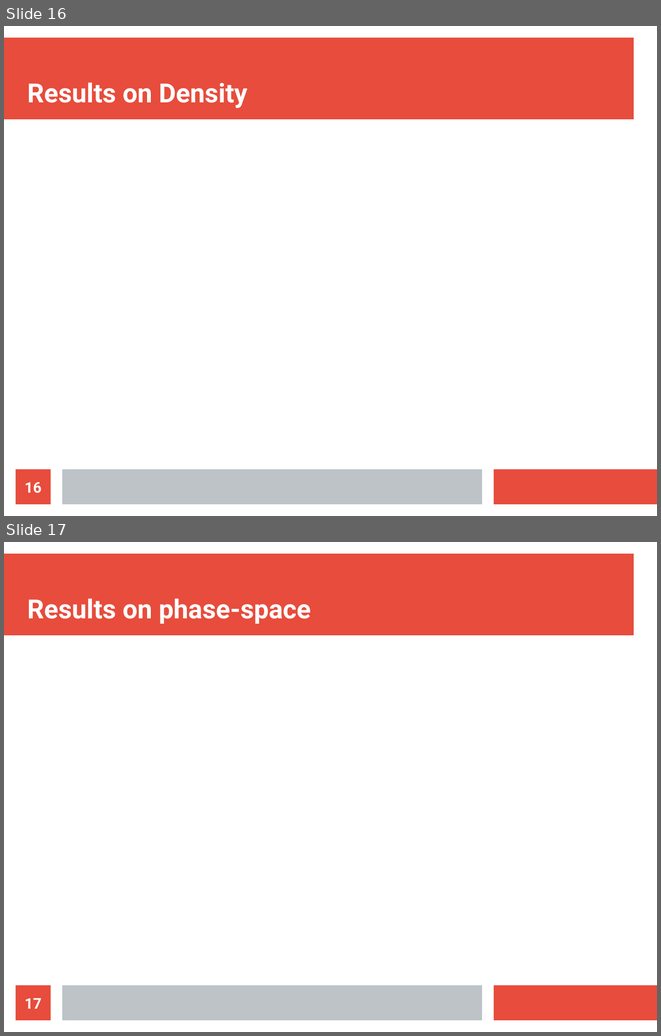
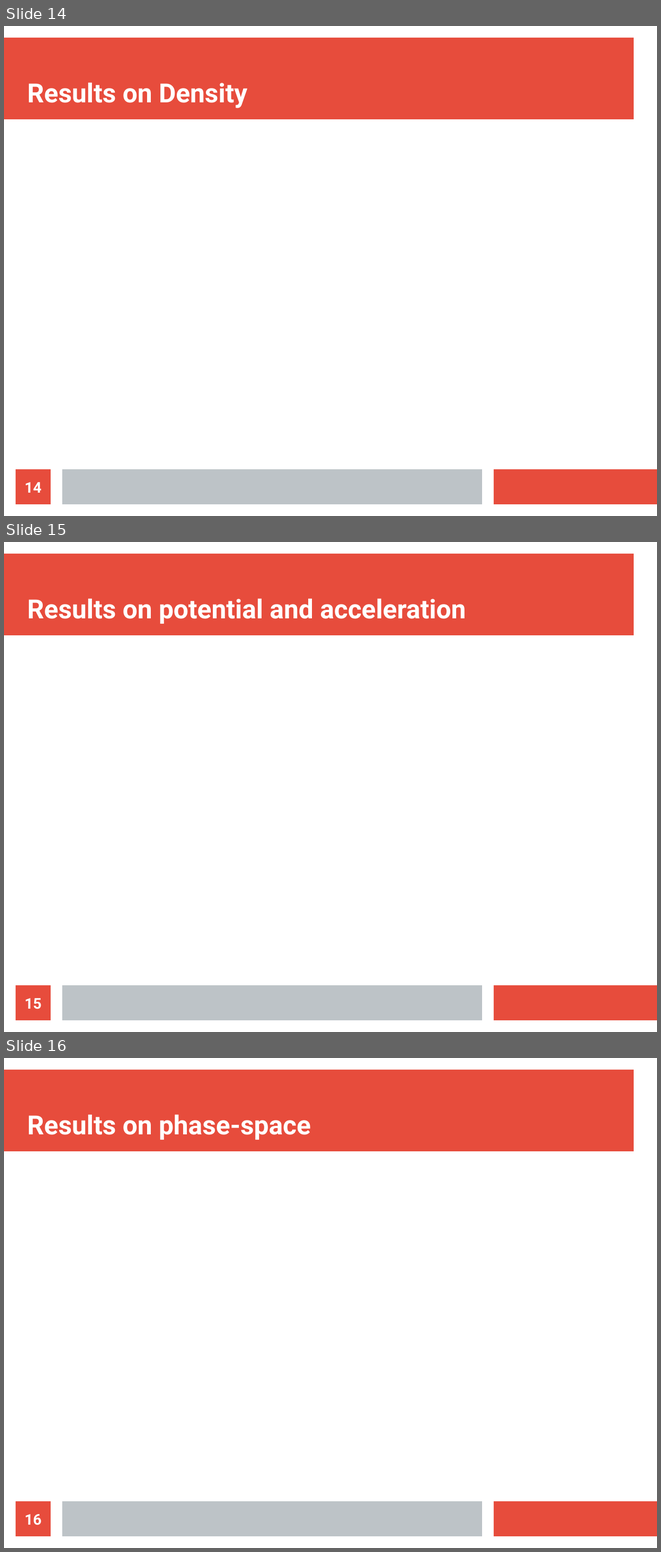
Before and after one commit to ClarkGuilty/2018, a slide deck: MOCa/diap.odp. Shown one above the other, each under a label of ours: slides 16 and 17 before the commit, slides 14, 15 and 16 after it. The pictures are 661x1036 and 661x1552 pixels, drawn with LibreOffice and Linux fonts; fonts in the diff are those of the drawing. Boxes give left, top, right and bottom in pixels: in the first picture for what was removed or moved away, otherwise in the second. Text is boxed around its words. In the diff, an @@ line names an element or a change of style, - is before the commit and + after.

```diff
--- a/MOCa/diap.odp
+++ b/MOCa/diap.odp
@@ slide 15 added at (4, 542, 657, 1032), background #FFFFFF; not listed: 3 template elements that a slide beside it also shows @@
@@ title added at (27, 598, 466, 624), 32 pt, text #FFFFFF, bold @@
+Results on potential and acceleration
@@ page number added at (16, 985, 51, 1020), fill #E74C3C, 18 pt, text #FFFFFF, bold @@
+15
@@ what was slide 16 is now slide 14 @@
@@ page number at (25, 482, 42, 492): text changed @@
-16
+14
@@ what was slide 17 is now slide 16 @@
@@ page number at (25, 1514, 42, 1525): text changed @@
-17
+16
```
Also in this commit, not shown: 4 slides changed, 2 other slides added, 3 slides removed, 14 other files.
